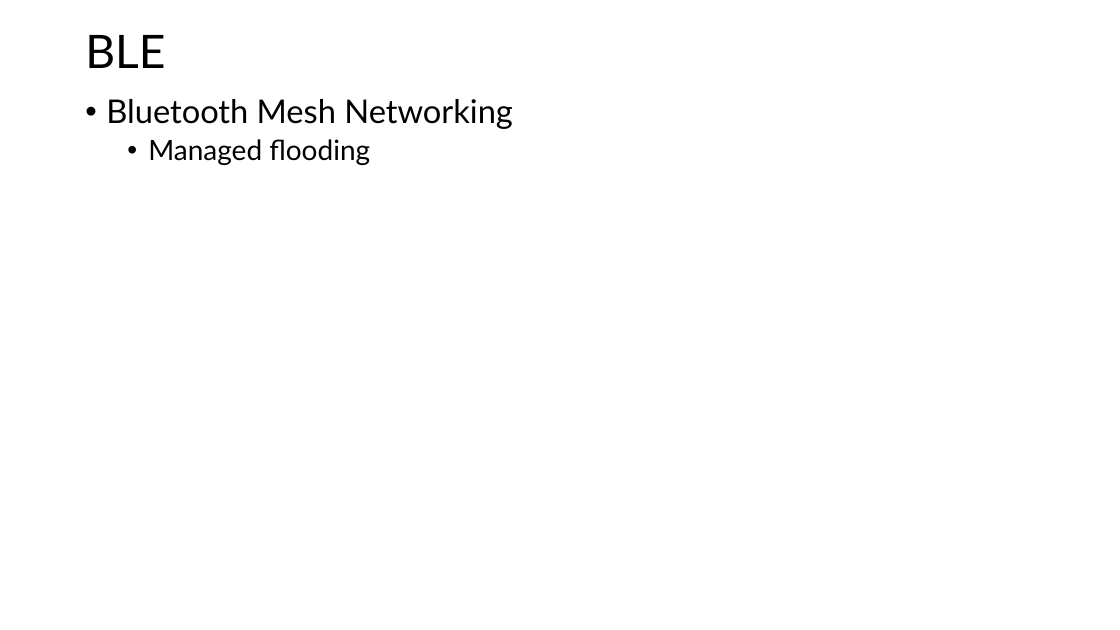
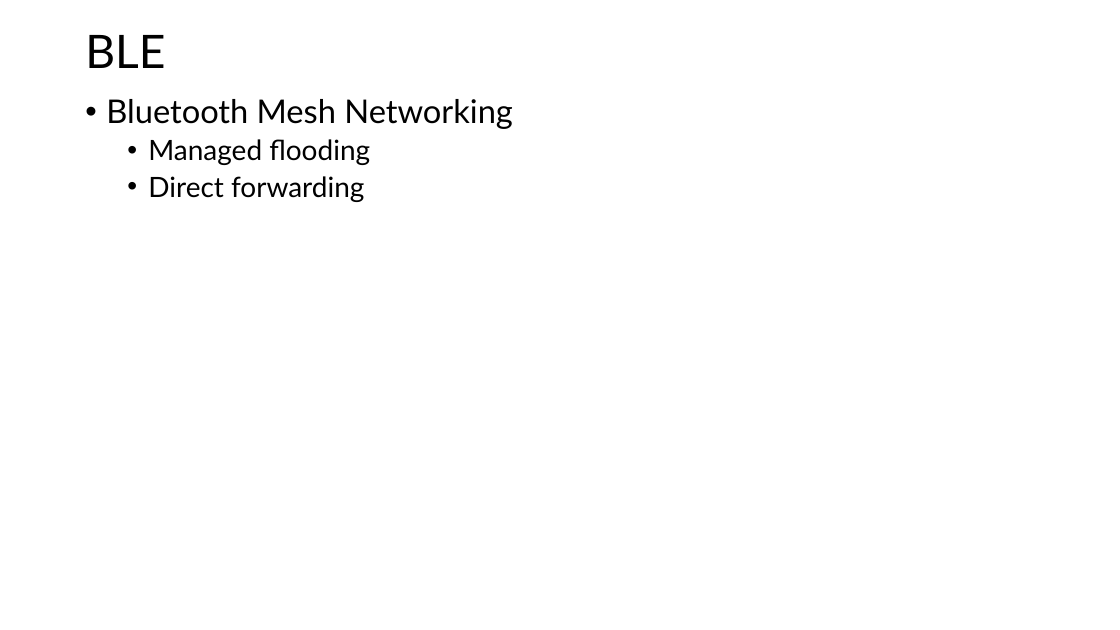
Before and after one commit to GXG-CS/on_device_learning, a slide deck: slide 37 of Paper Notes/Decentralized TinyML.pptx. Drawn at 1120x630 pixels with LibreOffice and Linux fonts; fonts in the diff are those of the drawing. Boxes give left, top, right and bottom in pixels: in the first picture for what was removed or moved away, otherwise in the second. Text is boxed around its words. In the diff, an @@ line names an element or a change of style, - is before the commit and + after.

```diff
--- a/Paper Notes/Decentralized TinyML.pptx
+++ b/Paper Notes/Decentralized TinyML.pptx
@@ text at [148, 176, 364, 202]: paragraph added @@
+  • Direct forwarding
```
Also in this commit, not shown: 5 slides added, 1 other file.
